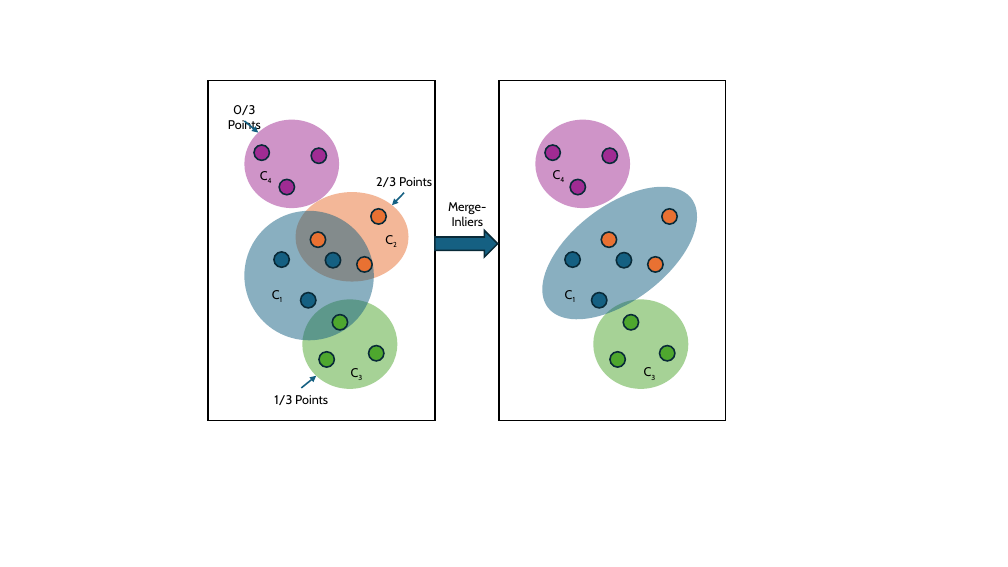
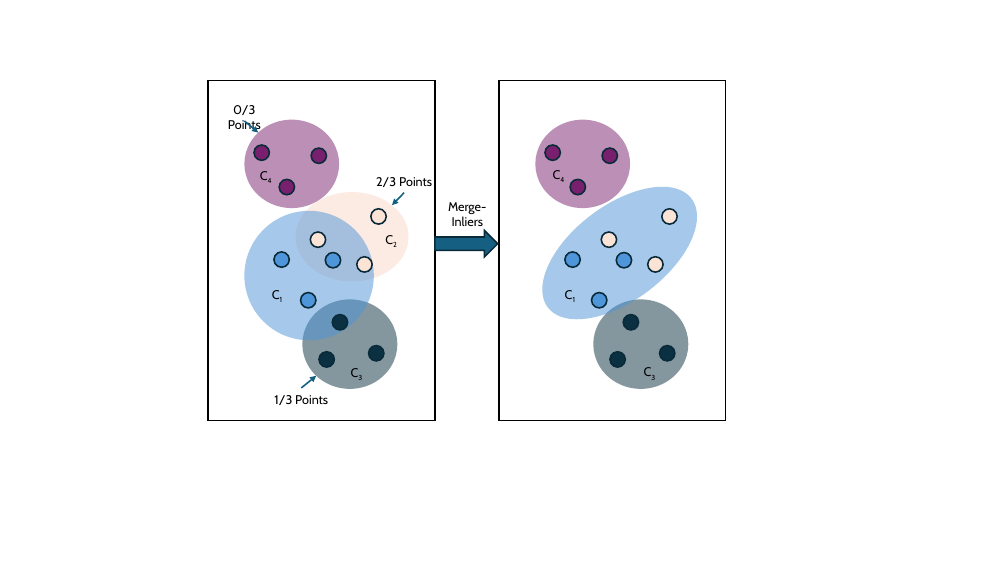
Before and after one commit to MuyeedAhmed/AcceleratedUL, a slide deck: slide 1 of Figures/MergeCluster/AD.pptx. Drawn at 1008x567 pixels with LibreOffice and Linux fonts; fonts in the diff are those of the drawing. Boxes give left, top, right and bottom in pixels: in the first picture for what was removed or moved away, otherwise in the second. Text is boxed around its words. In the diff, an @@ line names an element or a change of style, - is before the commit and + after.

```diff
--- a/Figures/MergeCluster/AD.pptx
+++ b/Figures/MergeCluster/AD.pptx
@@ ellipse at <box>244,119,339,208</box>: fill #A02B93 at 50% opacity to #78206E at 50% opacity @@
@@ ellipse at <box>535,119,630,208</box>: fill #A02B93 at 50% opacity to #78206E at 50% opacity @@
@@ fill #A02B93 to #78206E in 6 elements at <box>254,145,269,160</box>, <box>279,179,294,194</box>, <box>312,148,327,163</box>, <box>545,145,560,160</box>, <box>570,179,585,194</box>, <box>602,148,617,163</box> @@
@@ ellipse at <box>519,161,720,346</box>: fill #156082 at 50% opacity to #4E95D9 at 50% opacity @@
@@ ellipse at <box>296,192,408,281</box>: fill #E97132 at 50% opacity to #FBE3D6 at 70% opacity @@
@@ fill #E97132 to #FBE3D6 in 6 elements at <box>310,232,325,247</box>, <box>357,257,372,272</box>, <box>371,209,386,224</box>, <box>601,232,616,247</box>, <box>648,257,663,272</box>, <box>662,209,677,224</box> @@
@@ ellipse at <box>244,211,374,340</box>: fill #156082 at 50% opacity to #4E95D9 at 50% opacity @@
@@ ellipse at <box>302,299,398,389</box>: fill #4EA72E at 50% opacity to #0B3041 at 50% opacity @@
@@ fill #156082 to #4E95D9 in 6 elements at <box>274,252,289,267</box>, <box>325,253,340,268</box>, <box>301,293,316,308</box>, <box>565,252,580,267</box>, <box>616,253,631,268</box>, <box>591,293,606,308</box> @@
@@ ellipse at <box>594,299,689,389</box>: fill #4EA72E at 50% opacity to #0B3041 at 50% opacity @@
@@ fill #4EA72E to #0B3041 in 6 elements at <box>332,315,347,330</box>, <box>369,346,384,361</box>, <box>319,352,334,367</box>, <box>623,315,638,330</box>, <box>659,346,675,361</box>, <box>610,352,625,367</box> @@
```
Also in this commit, not shown: 17 other files.
